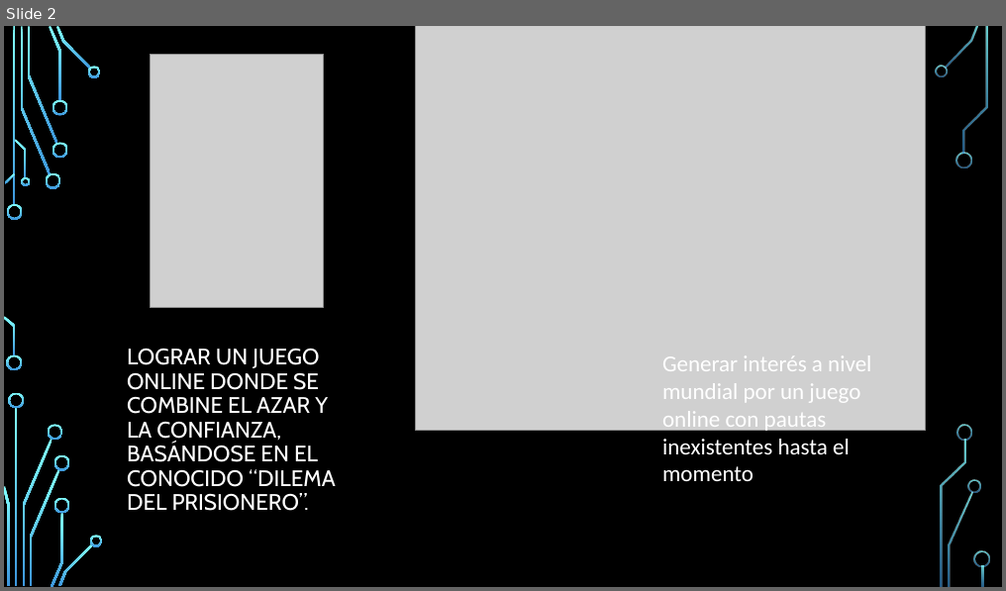
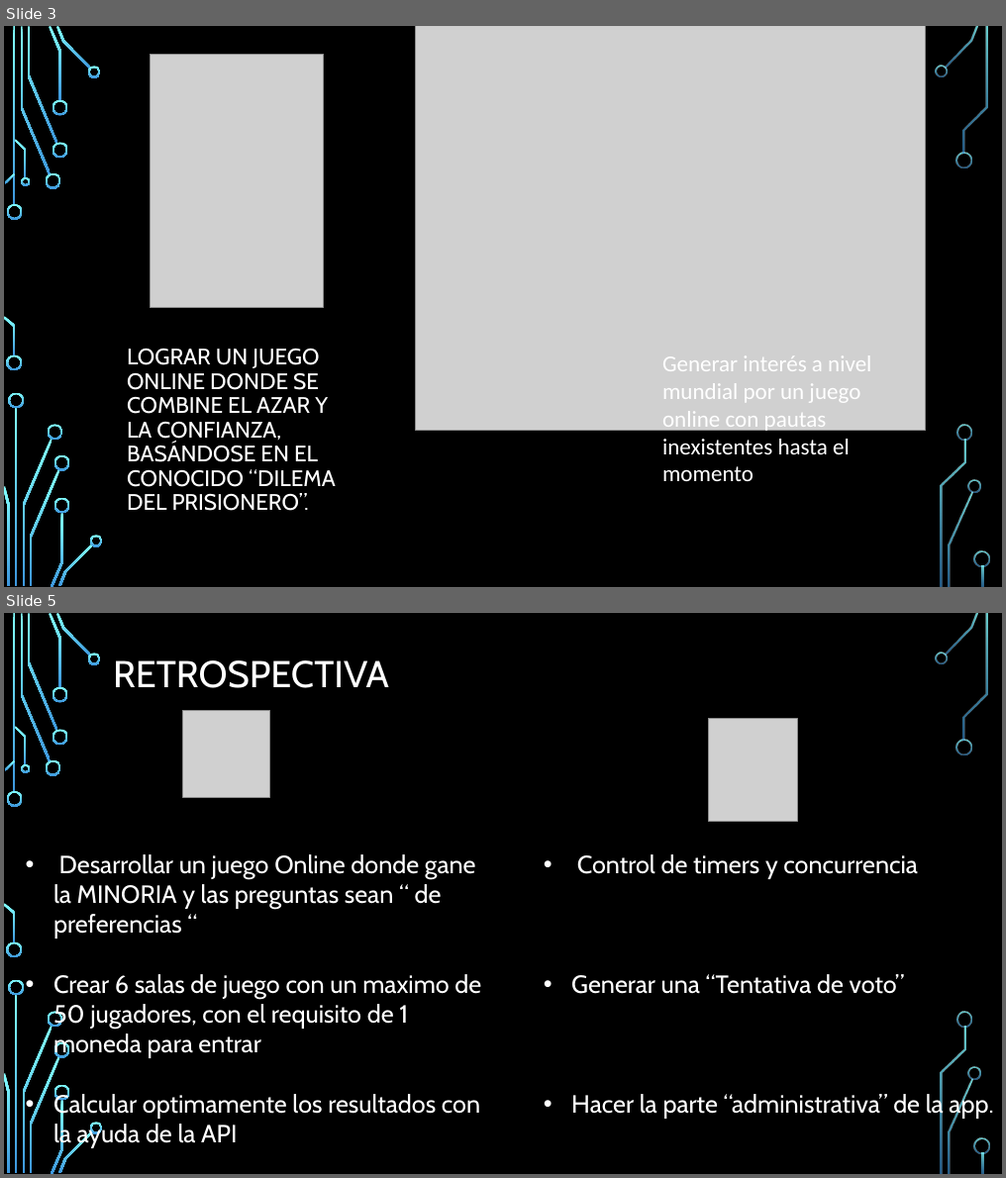
Before and after one commit to igalrevich/Minority-Proyecto-final-6IA-2017-, a slide deck: Presentacion final/PresentacionFinalMinority.pptx. Shown one above the other, each under a label of ours: slide 2 before the commit, slides 3 and 5 after it; the slides between them are not shown. The pictures are 1006x591 and 1006x1178 pixels, drawn with LibreOffice and Linux fonts; fonts in the diff are those of the drawing; grey boxes stand for pictures; background and template pictures are left out. Boxes give left, top, right and bottom in pixels: in the first picture for what was removed or moved away, otherwise in the second. Text is boxed around its words. In the diff, an @@ line names an element or a change of style, - is before the commit and + after.

```diff
--- a/Presentacion final/PresentacionFinalMinority.pptx
+++ b/Presentacion final/PresentacionFinalMinority.pptx
@@ slide 5 added at (4,613,1002,1174), background picture (left out); not listed: 36 template elements that a slide beside it also shows @@
@@ title added at (113,661,389,688), 36 pt, text #FFFFFF @@
+RETROSPECTIVA
@@ picture added at (183,710,269,797) @@
@@ picture added at (709,719,798,821) @@
@@ text added at (54,855,481,1149), 24 pt, text #FFFFFF @@
+• Desarrollar un juego Online donde gane la MINORIA y las preguntas sean “ de preferencias “
+• Crear 6 salas de juego con un maximo de 50 jugadores, con el requisito de 1 moneda para entrar
+• Calcular optimamente los resultados con la ayuda de la API
@@ text added at (571,855,993,1119), 24 pt, text #FFFFFF @@
+• Control de timers y concurrencia
+• Generar una “Tentativa de voto”
+• Hacer la parte “administrativa” de la app.
@@ what was slide 2 is now slide 3 @@
```
Also in this commit, not shown: 1 slide changed, 2 other slides added, 9 other files.
